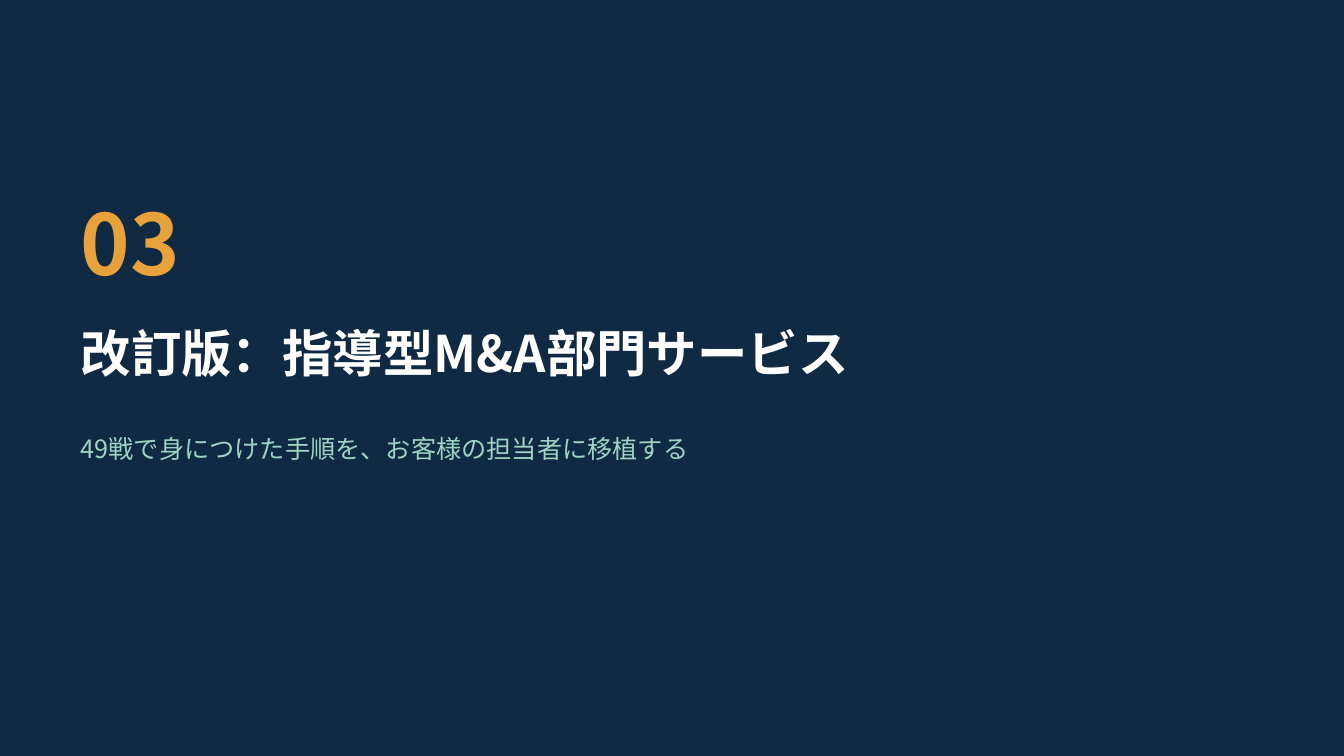
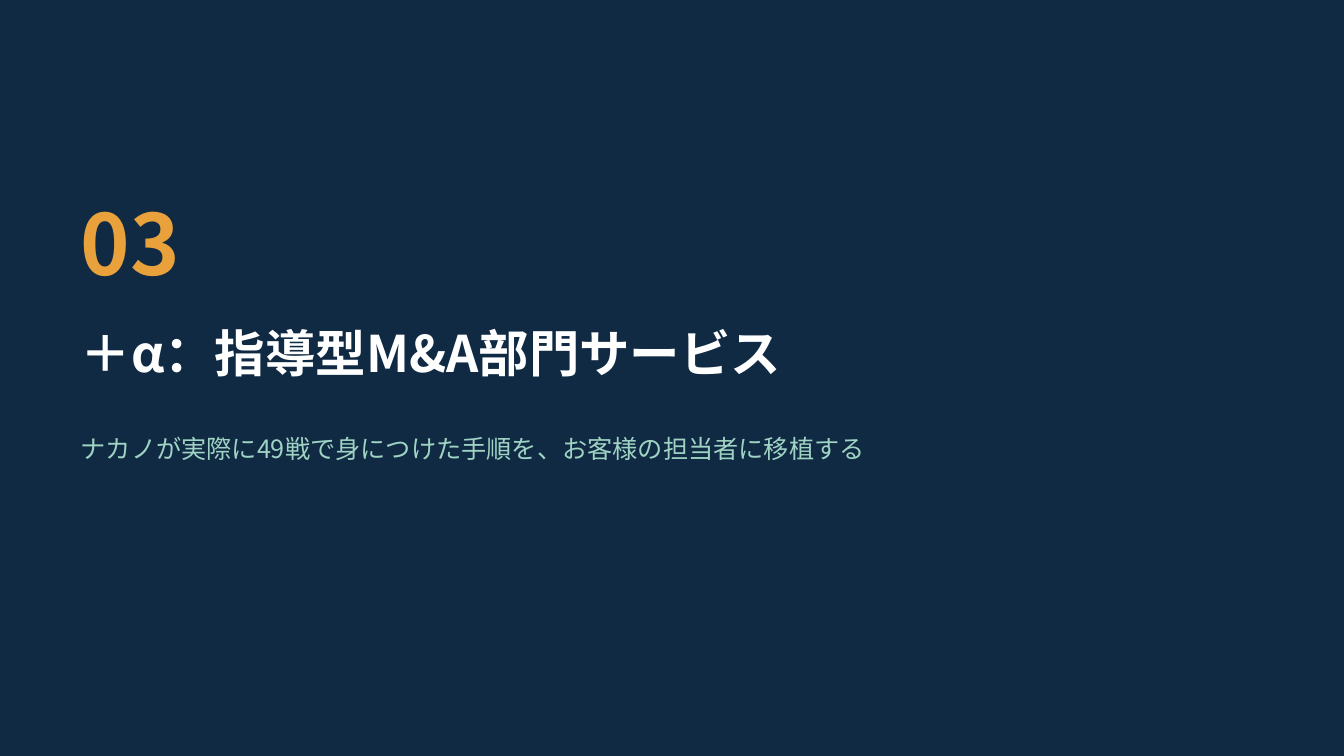
Before and after one commit to nakano-winebank/wine-auction, a slide deck: slide 26 of docs/business/AI_MA_新規事業_レビューと提案.pptx (slide 25 before the commit). Drawn at 1344x756 pixels with LibreOffice and Linux fonts; fonts in the diff are those of the drawing. Boxes give left, top, right and bottom in pixels: in the first picture for what was removed or moved away, otherwise in the second. Text is boxed around its words. In the diff, an @@ line names an element or a change of style, - is before the commit and + after.

```diff
--- a/docs/business/AI_MA_新規事業_レビューと提案.pptx
+++ b/docs/business/AI_MA_新規事業_レビューと提案.pptx
@@ title at bbox=[81, 329, 781, 377]: text changed @@
-改訂版：指導型M&A部門サービス
+＋α：指導型M&A部門サービス
@@ text at bbox=[81, 436, 865, 460]: text changed @@
-49戦で身につけた手順を、お客様の担当者に移植する
+ナカノが実際に49戦で身につけた手順を、お客様の担当者に移植する
```
Also in this commit, not shown: 2 other slides changed, 1 slide added.
